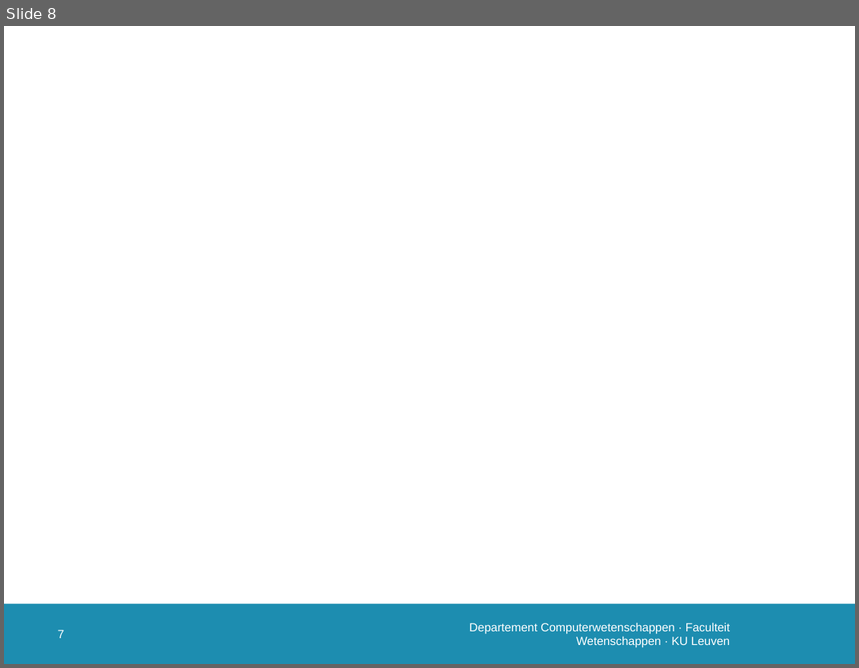
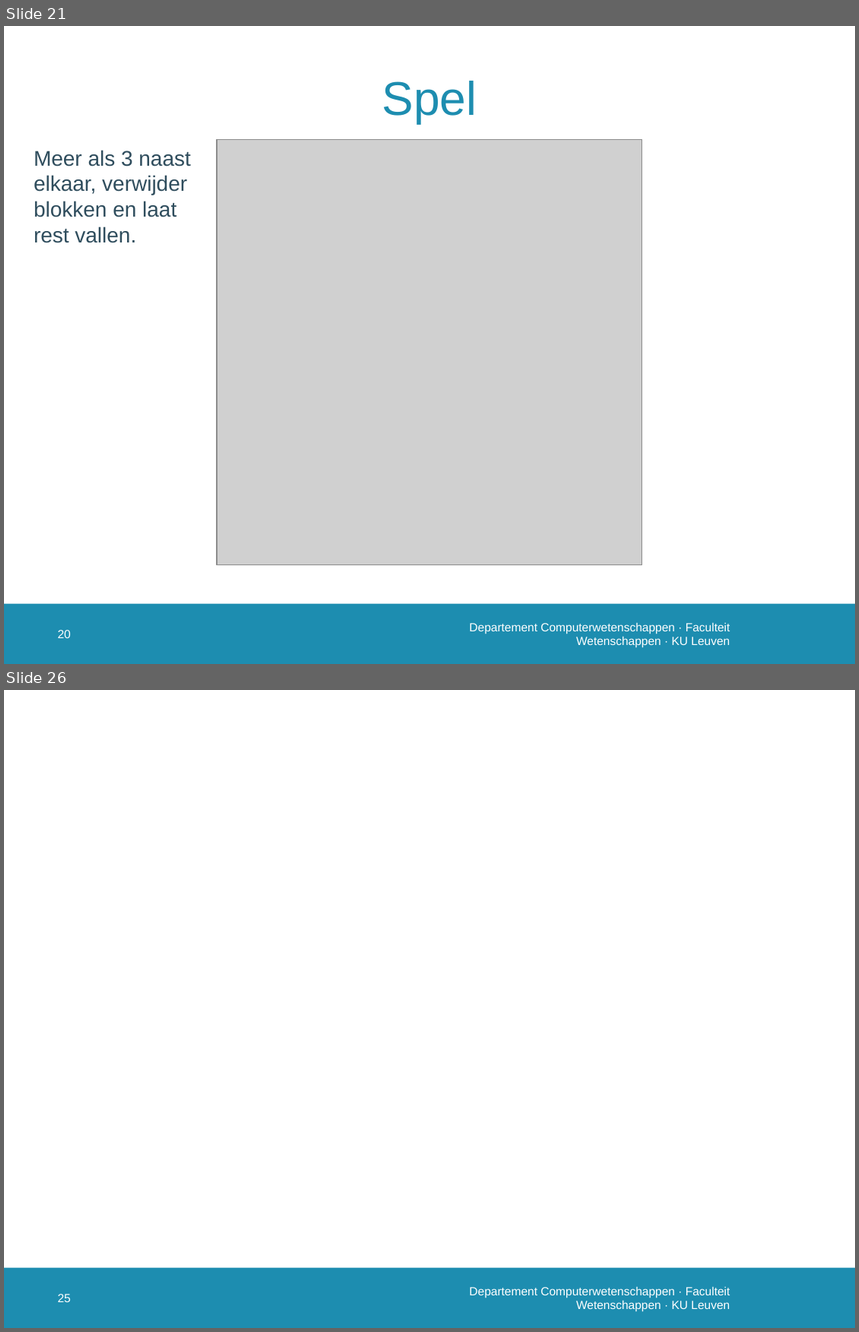
Before and after one commit to susverwimp/T208-Probabilistic-Programming-A-Case-Study, a slide deck: thesis/presentations/2 second/second.pptx. Shown one above the other, each under a label of ours: slide 8 before the commit, slides 21 and 26 after it; the slides between them are not shown. The pictures are 859x668 and 859x1332 pixels, drawn with LibreOffice and Linux fonts; fonts in the diff are those of the drawing; grey boxes stand for pictures; background and template pictures are left out. Boxes give left, top, right and bottom in pixels: in the first picture for what was removed or moved away, otherwise in the second. Text is boxed around its words. In the diff, an @@ line names an element or a change of style, - is before the commit and + after.

```diff
--- a/thesis/presentations/2 second/second.pptx
+++ b/thesis/presentations/2 second/second.pptx
@@ slide 21 added at (4, 26, 855, 664), background #FFFFFF; not listed: 1 template element that a slide beside it also shows @@
@@ title added at (382, 81, 477, 123), 40 pt, text #1D8DB0 @@
+Spel
@@ text added at (34, 150, 190, 243), 18 pt, text #2F4D5D @@
+Meer als 3 naast elkaar, verwijder blokken en laat rest vallen.
@@ picture added at (217, 140, 642, 566) @@
@@ page number added at (58, 630, 71, 639), 10 pt, text #FFFFFF @@
+20
@@ text added at (469, 623, 731, 648), 10 pt, text #FFFFFF @@
+Departement Computerwetenschappen · Faculteit Wetenschappen · KU Leuven
@@ what was slide 8 is now slide 26 @@
@@ page number at (58, 1294, 71, 1303): text changed @@
-7
+25
```
Also in this commit, not shown: 6 slides changed, 19 other slides added, 17 other files.
